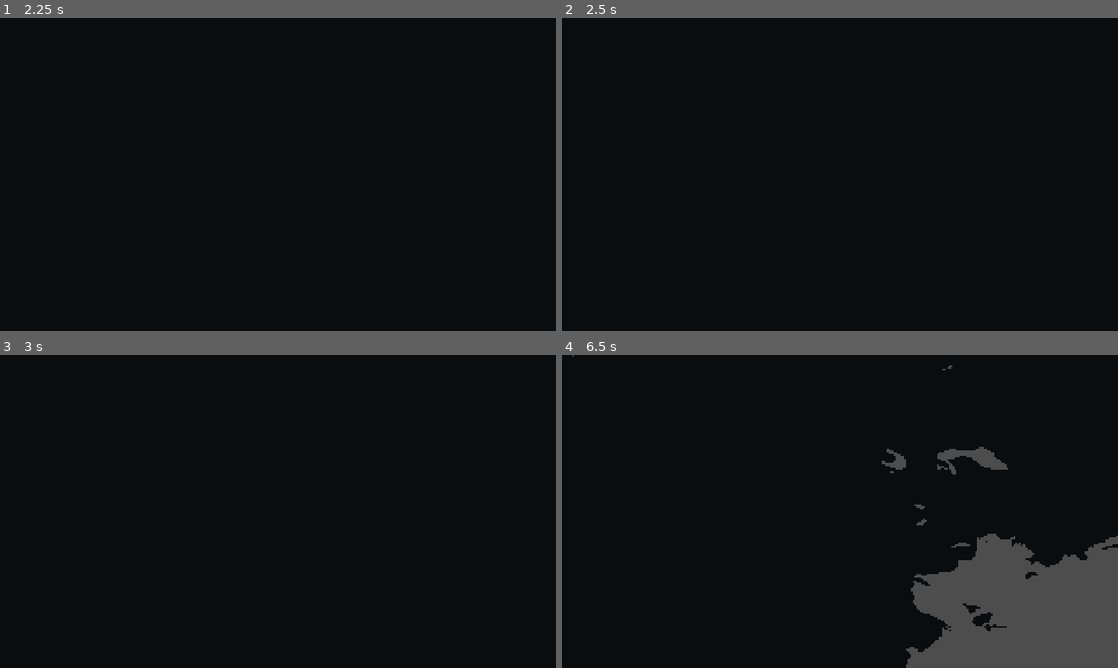
Above: before the commit, frames 1-4 (two rows, left to right).
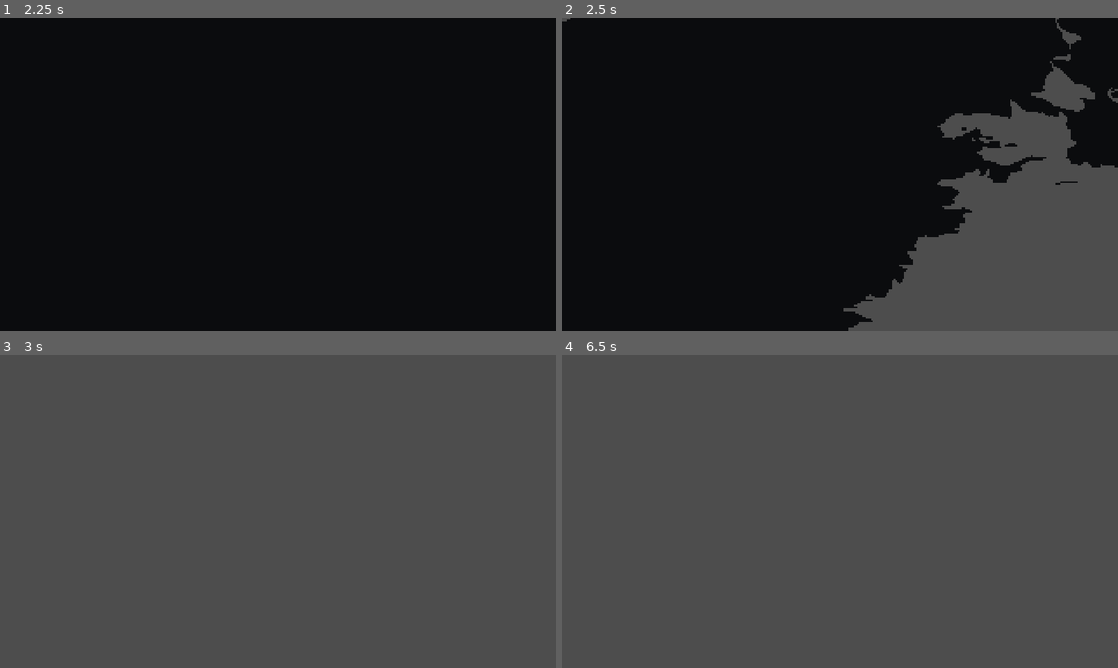
Above: after the commit, the same moments.

Repository: PaxtonTerryDev/echoes-of-oclus
Game: Godot game, scene res://scenes/main_menu/main_menu.tscn
Two runs of this game, one before a commit and one after it. Both use one fixed random seed, a clock stepped at 60 frames per second and the inputs below.
Inputs:
- Up to frame 1 (2.25 s): click "New Game" at 0.5 s; tap Enter at 1.25 s; tap Space at 2 s
- Up to frame 2 (2.5 s): no input
- Up to frame 3 (3 s): no input
- Up to frame 4 (6.5 s): tap Enter at 3.5, 5 s; tap Space at 4.25, 5.75 s

Frame 1 is identical in both runs. In frame 2, 23% of the frame differs, in the area x 0-100%, y 0-100%; in frame 3, 100%; in frame 4, 87%.

Commit message:
fix: reduces min load time on scene loader

Diff:
--- a/scenes/scene_loader/scene_loader.gd
+++ b/scenes/scene_loader/scene_loader.gd
@@ -5,7 +5,7 @@
 @export var main_menu_scene: PackedScene
 
 @export var transition_duration: float = 0.6
-@export var min_load_time: float = 5.0
+@export var min_load_time: float = 1.0
 
 @export var _overlay: ColorRect
 @export var _loading_layer: CanvasLayer
